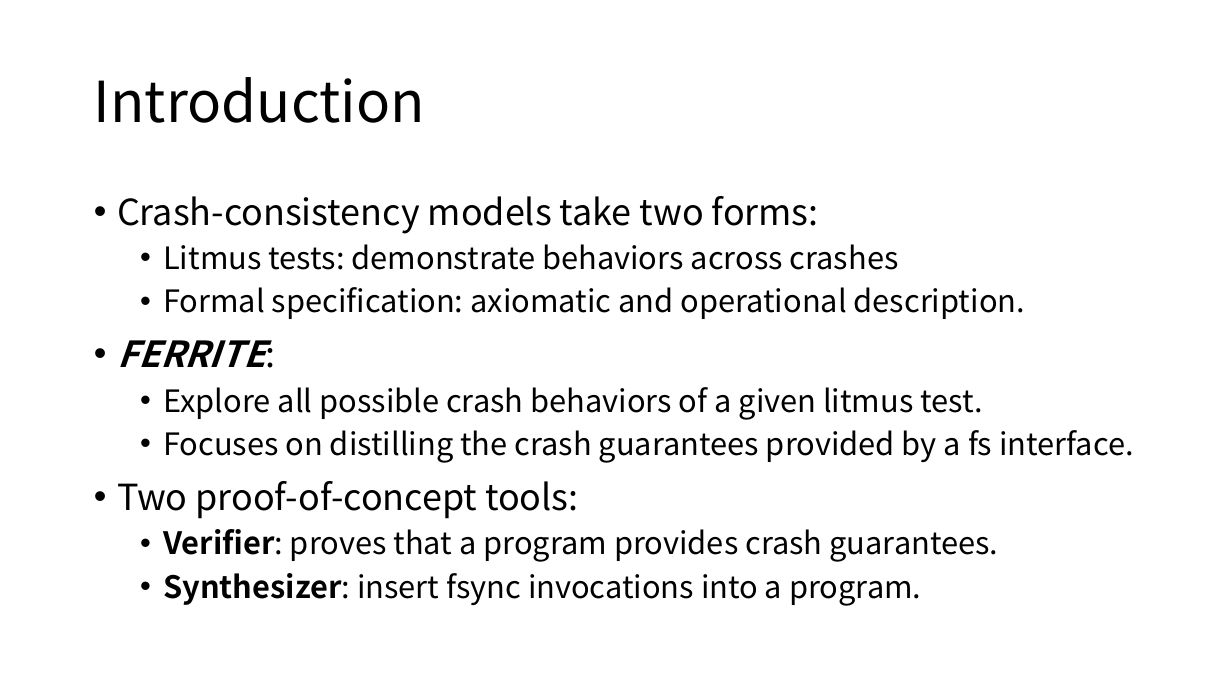
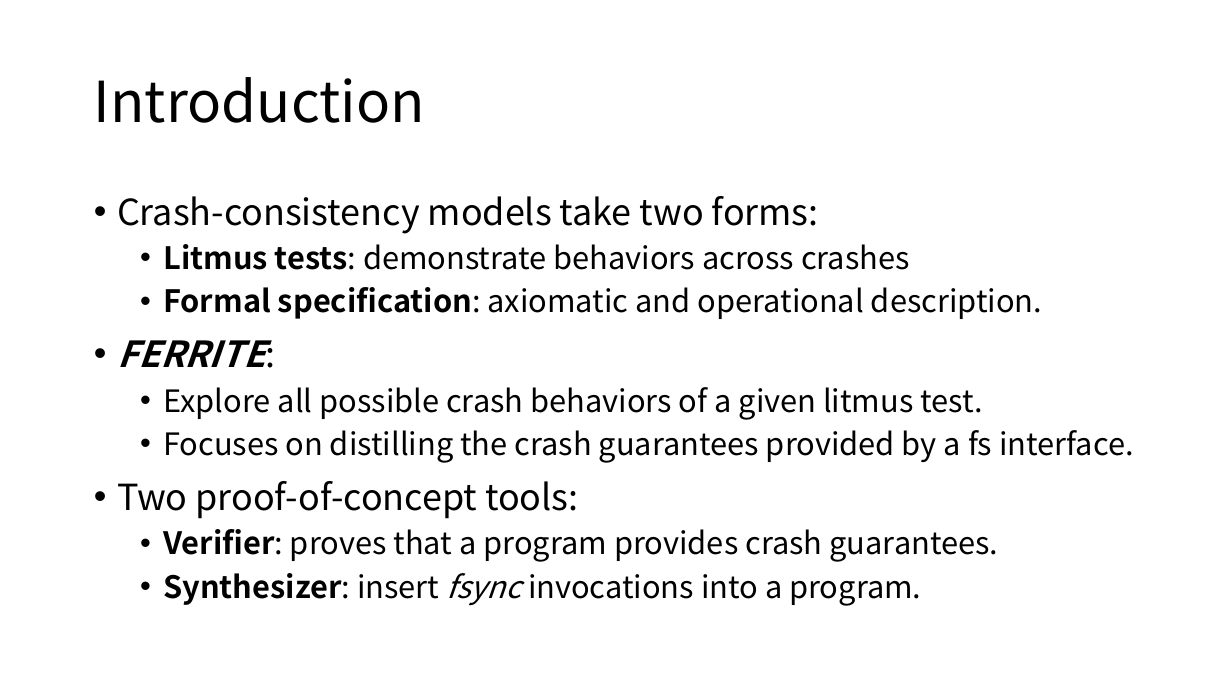
Before and after one commit to yuhao0102/aos_readlist, a slide deck: slide 18 of AOS_reading2.pptx (slide 19 before the commit). Drawn at 1232x693 pixels with LibreOffice and Linux fonts; fonts in the diff are those of the drawing. Boxes give left, top, right and bottom in pixels: in the first picture for what was removed or moved away, otherwise in the second. Text is boxed around its words. In the diff, an @@ line names an element or a change of style, - is before the commit and + after.

```diff
--- a/AOS_reading2.pptx
+++ b/AOS_reading2.pptx
@@ text at (163, 244, 1042, 606): bold on in "Litmus tests:", "Formal specification:"; italic on in "fsync" @@
```
Also in this commit, not shown: 11 other slides changed, 1 slide removed, 6 other files.
